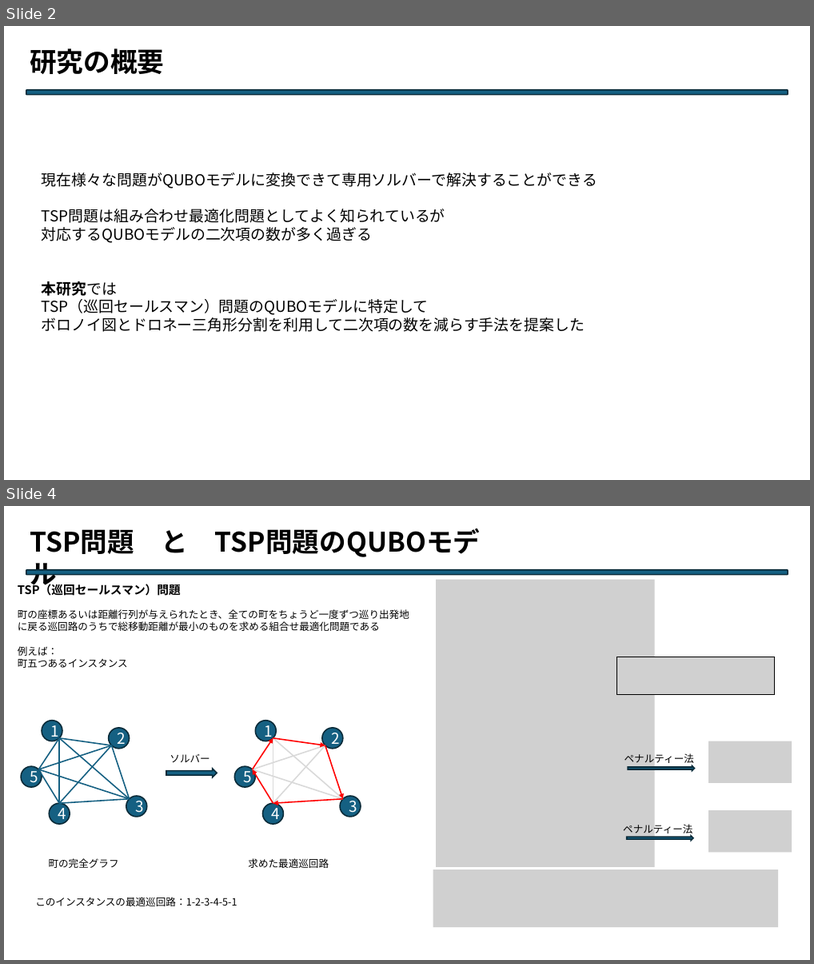
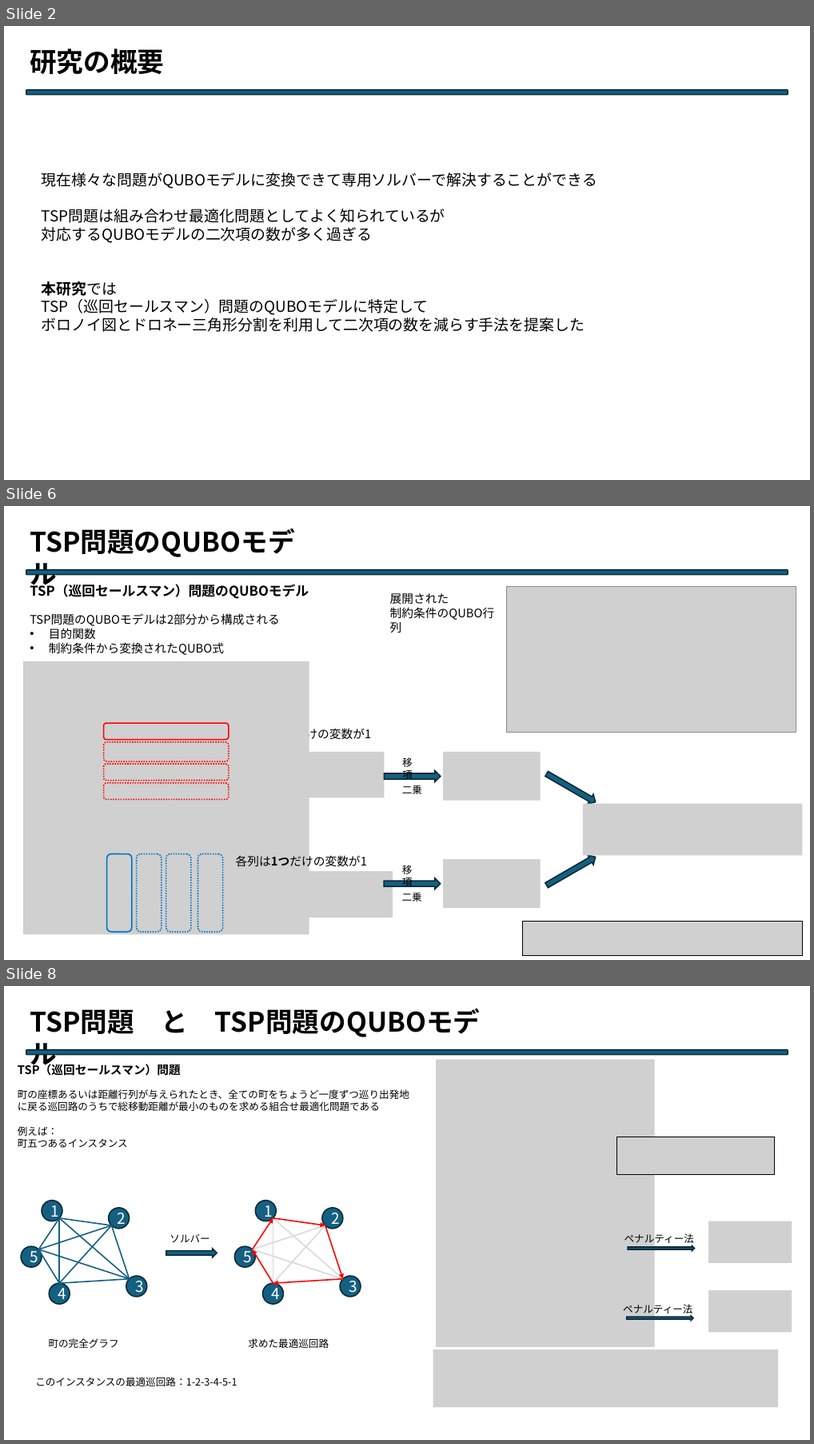
Before and after one commit to Legolas9999/chuukann, a slide deck: 中間発表改.pptx. Shown one above the other, each under a label of ours: slides 2 and 4 before the commit, slides 2, 6 and 8 after it; the slides between them are not shown. The pictures are 814x964 and 814x1444 pixels, drawn with LibreOffice and Linux fonts; fonts in the diff are those of the drawing; grey boxes stand for pictures. Boxes give left, top, right and bottom in pixels: in the first picture for what was removed or moved away, otherwise in the second. Text is boxed around its words. In the diff, an @@ line names an element or a change of style, - is before the commit and + after.

```diff
--- a/中間発表改.pptx
+++ b/中間発表改.pptx
@@ slide 6 added at <box>4,506,810,960</box>, background #FFFFFF @@
@@ text added at <box>24,522,322,560</box>, 32 pt, text #000000, bold @@
+TSP問題のQUBOモデル
@@ rounded rectangle added at <box>26,570,789,575</box>, fill #156082, outline #092A39 1.5 pt @@
@@ text added at <box>30,582,309,655</box>, 14 pt, text #000000 @@
+TSP（巡回セールスマン）問題のQUBOモデル
+TSP問題のQUBOモデルは2部分から構成される
+• 目的関数
+• 制約条件から変換されたQUBO式
@@ text added at <box>390,593,495,620</box>, 14 pt, text #000000 @@
+展開された
+制約条件のQUBO行列
@@ picture added at <box>506,586,797,732</box> @@
@@ text added at <box>240,726,371,741</box>, 14 pt, text #000000 @@
+各行は1つだけの変数が1
@@ picture added at <box>234,752,385,797</box> @@
@@ text added at <box>402,757,413,781</box>, 12 pt, text #000000 @@
+移項
@@ picture added at <box>443,752,541,800</box> @@
@@ right arrow added at <box>544,768,598,807</box>, fill #156082, outline #092A39 1.5 pt @@
@@ right arrow added at <box>385,770,441,782</box>, fill #156082, outline #092A39 1.5 pt @@
@@ text added at <box>402,784,422,794</box>, 12 pt, text #000000 @@
+二乗
@@ picture added at <box>583,804,803,856</box> @@
@@ group added at <box>23,661,310,934</box>: 8 rounded rectangles, 1 picture @@
@@ text added at <box>236,853,367,868</box>, 14 pt, text #000000 @@
+各列は1つだけの変数が1
@@ text added at <box>402,864,413,888</box>, 12 pt, text #000000 @@
+移項
@@ picture added at <box>443,860,541,908</box> @@
@@ right arrow added at <box>544,852,598,890</box>, fill #156082, outline #092A39 1.5 pt @@
@@ picture added at <box>236,871,393,916</box> @@
@@ right arrow added at <box>385,878,441,889</box>, fill #156082, outline #092A39 1.5 pt @@
@@ text added at <box>402,892,422,901</box>, 12 pt, text #000000 @@
+二乗
@@ picture added at <box>523,921,803,956</box> @@
@@ what was slide 4 is now slide 8 @@
```
Also in this commit, not shown: 1 slide changed, 3 other slides added, 4 other files.
